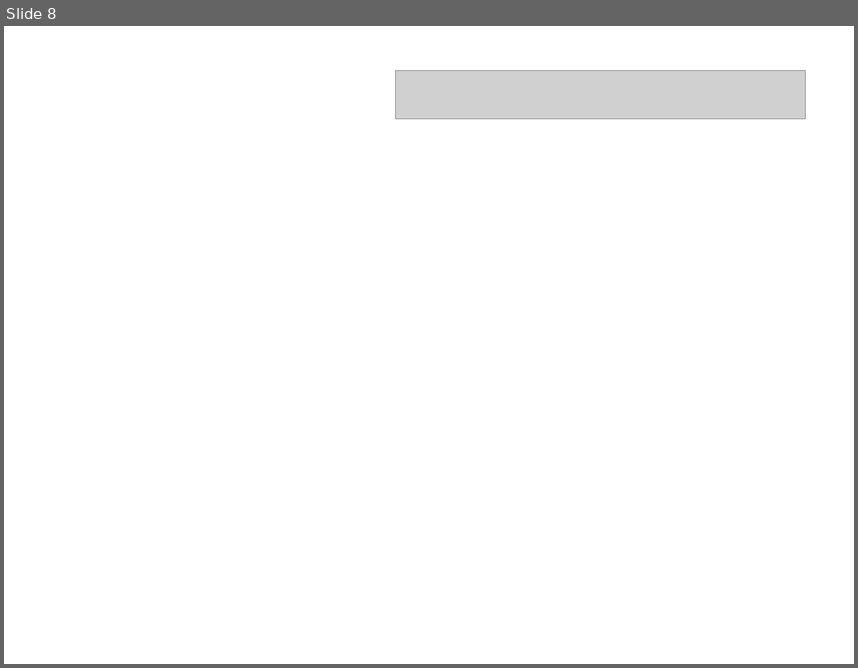
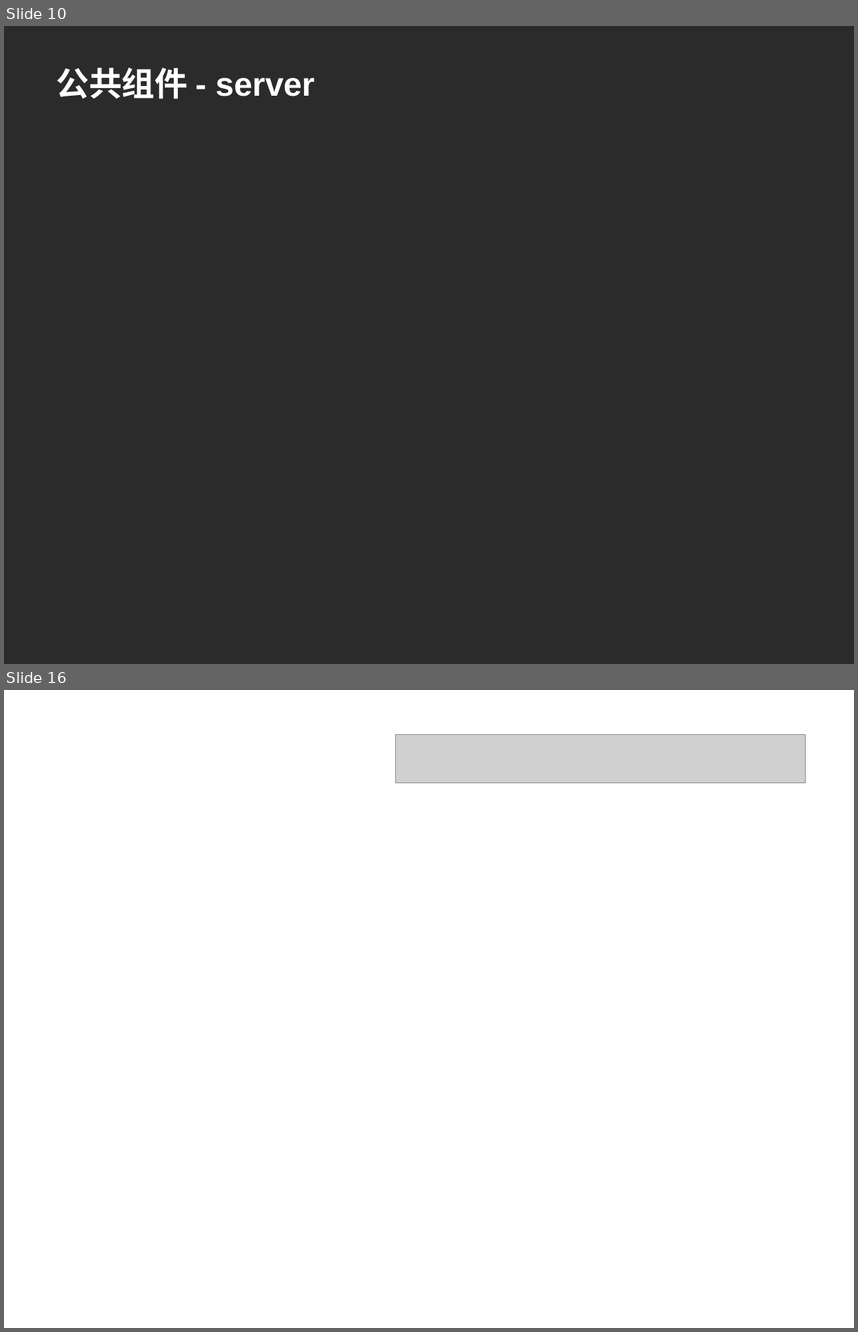
Before and after one commit to shtzr840329/mooon, a slide deck: distributed_platform/docs/mooon.ppt. Shown one above the other, each under a label of ours: slide 8 before the commit, slides 10 and 16 after it; the slides between them are not shown. The pictures are 858x668 and 858x1332 pixels, drawn with LibreOffice and Linux fonts; fonts in the diff are those of the drawing; grey boxes stand for pictures; background and template pictures are left out; a plain dark background stands for a picture behind light text. Boxes give left, top, right and bottom in pixels: in the first picture for what was removed or moved away, otherwise in the second. Text is boxed around its words. In the diff, an @@ line names an element or a change of style, - is before the commit and + after.

```diff
--- a/distributed_platform/docs/mooon.ppt
+++ b/distributed_platform/docs/mooon.ppt
@@ slide 10 added at (4, 26, 854, 664), background picture (left out) @@
@@ title added at (56, 67, 315, 99), 28 pt, text #FFFFFF, bold @@
+公共组件 - server
@@ what was slide 8 is now slide 16 @@
```
Also in this commit, not shown: 3 slides changed, 7 other slides added.
